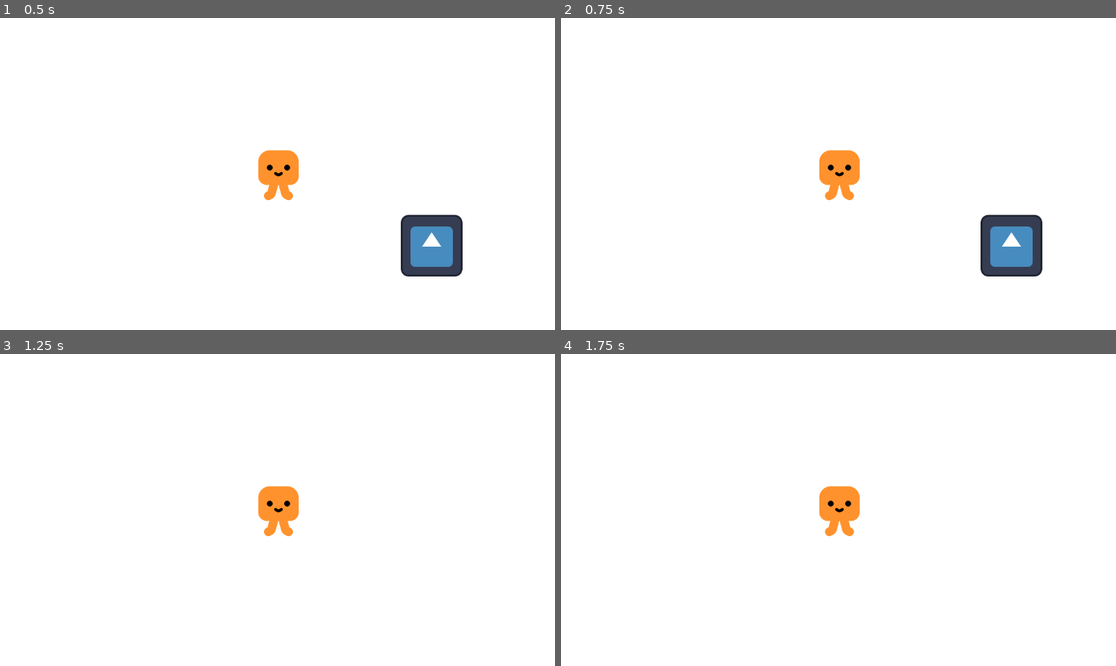
Above: before the commit, frames 1-4 (two rows, left to right).
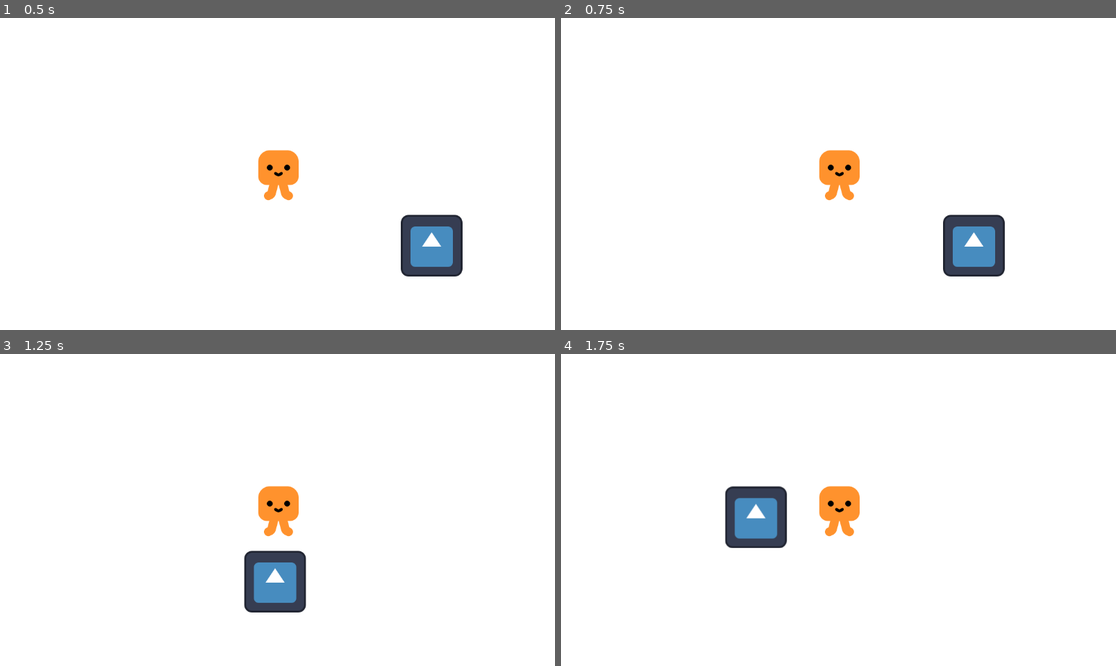
Above: after the commit, the same moments.

Repository: gdquest-demos/getting-started-with-godot-4
Game: Godot game, scene res://game.tscn
Same seed, same stepped clock (60 frames per second), same inputs: the game is played once before the commit and once after it. The engine's default icon, where the game draws it, is replaced by a stand-in: a white triangle on a blue panel in a dark square.
Inputs:
- Up to frame 1 (0.5 s): no input
- Up to frame 2 (0.75 s): tap Enter at 0.5 s; hold D (move_right) from 0.53 s (still down)
- Up to frame 3 (1.25 s): keep holding D (move_right)
- Up to frame 4 (1.75 s): release D (move_right) at 1.28 s; hold S (move_back) from 1.28 s (still down)

Frame 1 is identical in both runs. In frame 2, 3.0% of the frame differs, in the area x 68-87%, y 63-83%; in frame 3, 2.1%; in frame 4, 2.2%.

Commit message:
Revert "invert controls"
I thought the little Godot was moving, when it was actually the character.
Some tilemap or background is necessary, this is very confusing.

This reverts commit fd550b49f7354a04d7dd1720e39b196fb110e4e8.

Diff:
--- a/2d-character-completed/player.gd
+++ b/2d-character-completed/player.gd
@@ -3,7 +3,7 @@
 func _physics_process(delta):
 	const SPEED = 600.0
 	const ACCELERATION = 30
-	var direction = Input.get_vector("move_right", "move_left", "move_back", "move_forward")
+	var direction = Input.get_vector("move_left", "move_right", "move_forward", "move_back")
 
 	if (direction != Vector2.ZERO):
 		velocity = velocity.move_toward(direction * SPEED, ACCELERATION)
